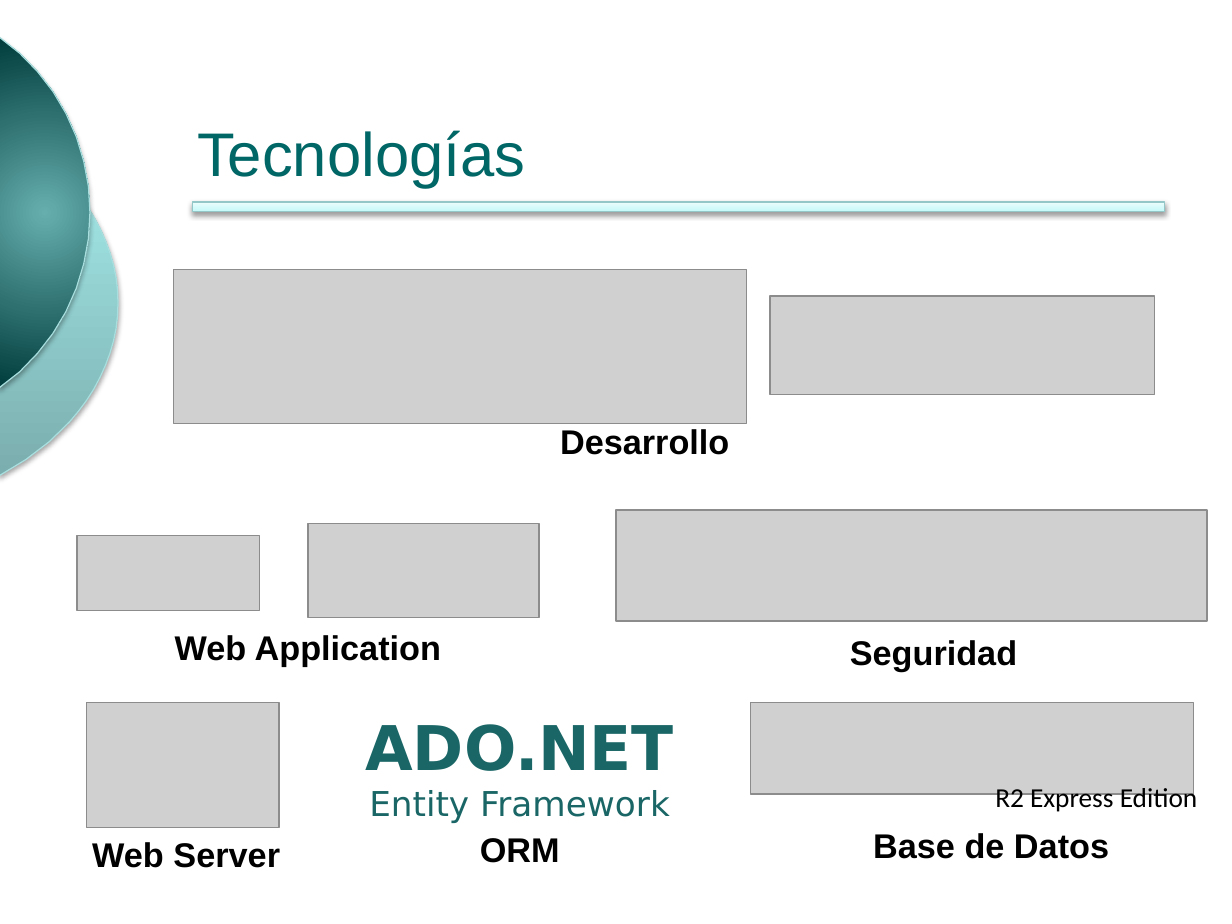
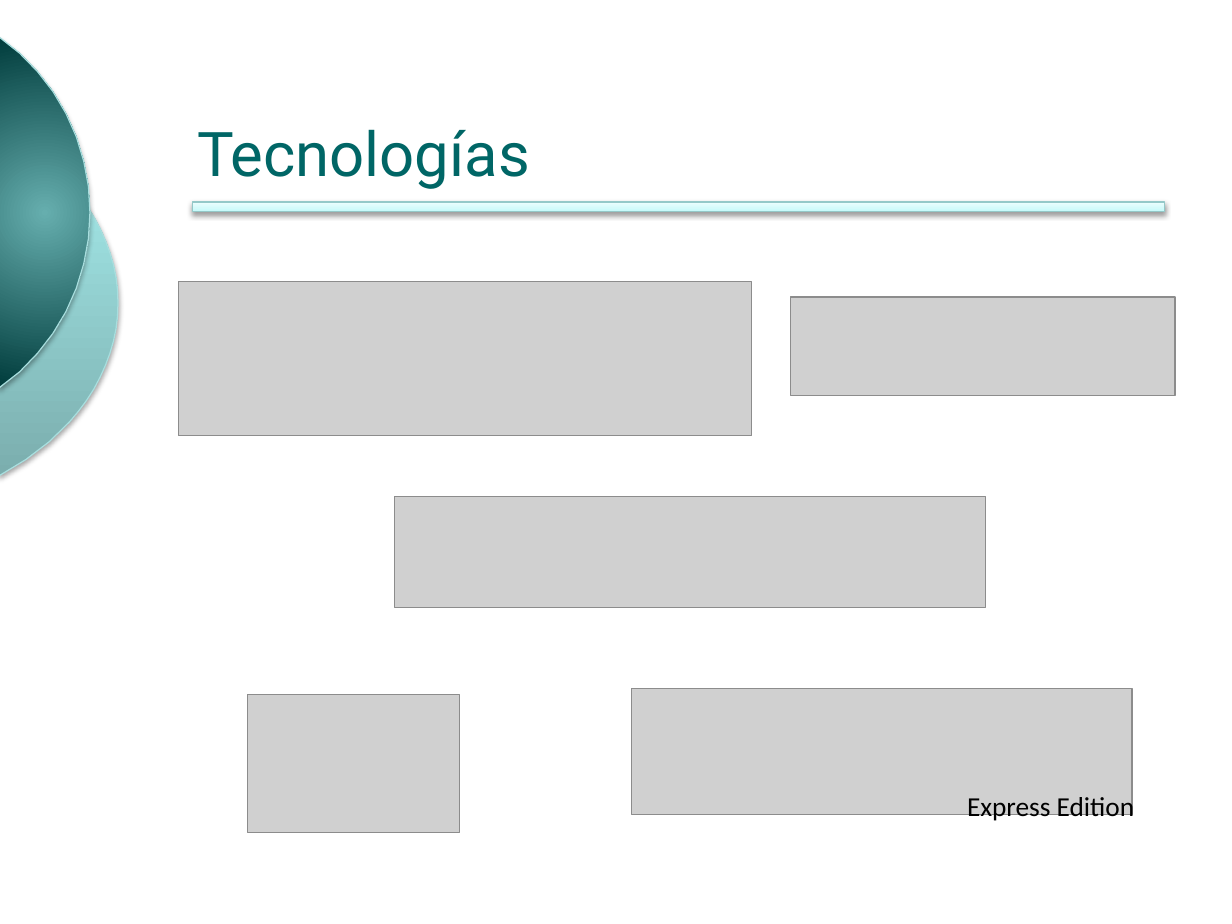
Before and after one commit to ingevy/taller-desarrollo-proyectos-ii-2do-2010, a slide deck: slide 8 of doc/presentaciones/Presentación inicial v2.pptx (slide 5 before the commit). Drawn at 1232x924 pixels with LibreOffice and Linux fonts; fonts in the diff are those of the drawing; grey boxes stand for pictures; background and template pictures are left out. Boxes give left, top, right and bottom in pixels: in the first picture for what was removed or moved away, otherwise in the second. Text is boxed around its words. In the diff, an @@ line names an element or a change of style, - is before the commit and + after.

```diff
--- a/doc/presentaciones/Presentación inicial v2.pptx
+++ b/doc/presentaciones/Presentación inicial v2.pptx
@@ title "Tecnologías" at (x1=197, y1=129, x2=530, y2=189): font Arial to Roboto @@
@@ picture moved from (x1=174, y1=270, x2=748, y2=424) to (x1=179, y1=282, x2=753, y2=436) @@
@@ picture moved from (x1=770, y1=296, x2=1154, y2=394) to (x1=791, y1=297, x2=1175, y2=395) @@
@@ text removed at (x1=560, y1=429, x2=729, y2=455) @@
-Desarrollo
@@ picture moved from (x1=616, y1=510, x2=1207, y2=621) to (x1=394, y1=496, x2=986, y2=607) @@
@@ picture removed at (x1=76, y1=536, x2=259, y2=611) @@
@@ picture removed at (x1=308, y1=524, x2=540, y2=617) @@
@@ text removed at (x1=175, y1=635, x2=441, y2=666) @@
-Web Application
@@ text removed at (x1=850, y1=640, x2=1017, y2=672) @@
-Seguridad
@@ picture resized from (x1=750, y1=702, x2=1193, y2=793) to (x1=632, y1=689, x2=1132, y2=814) @@
@@ picture resized from (x1=86, y1=702, x2=278, y2=827) to (x1=248, y1=695, x2=460, y2=833) @@
@@ text removed at (x1=365, y1=724, x2=674, y2=823) @@
-ADO.NET
-Entity Framework
@@ text at (x1=967, y1=794, x2=1134, y2=823): text changed @@
-R2 Express Edition
+Express Edition
@@ text removed at (x1=480, y1=838, x2=560, y2=863) @@
-ORM
@@ text removed at (x1=873, y1=833, x2=1109, y2=859) @@
-Base de Datos
@@ text removed at (x1=92, y1=842, x2=280, y2=868) @@
-Web Server
```
Also in this commit, not shown: 12 other slides changed, 5 slides added, 11 slides removed, 1 other file.
